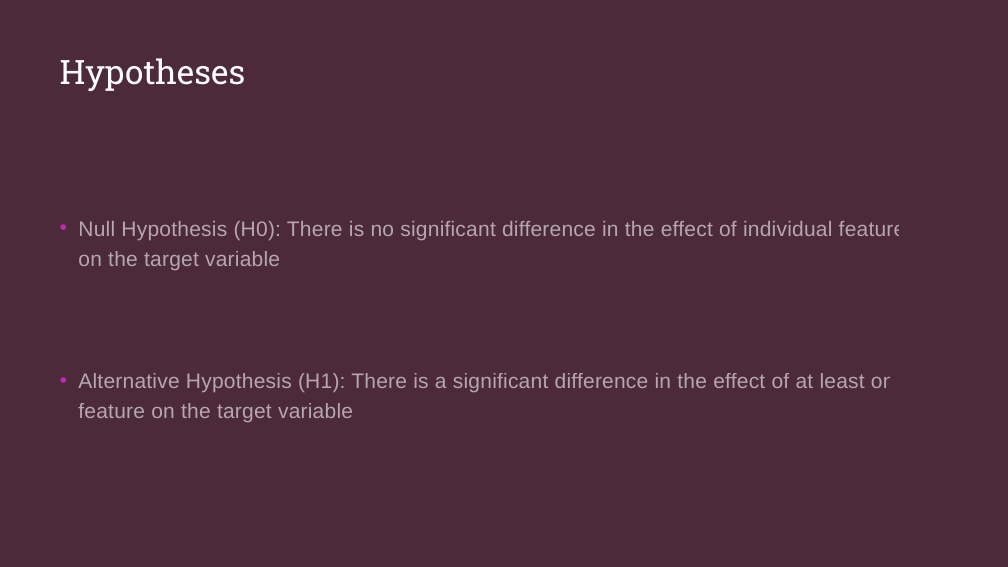
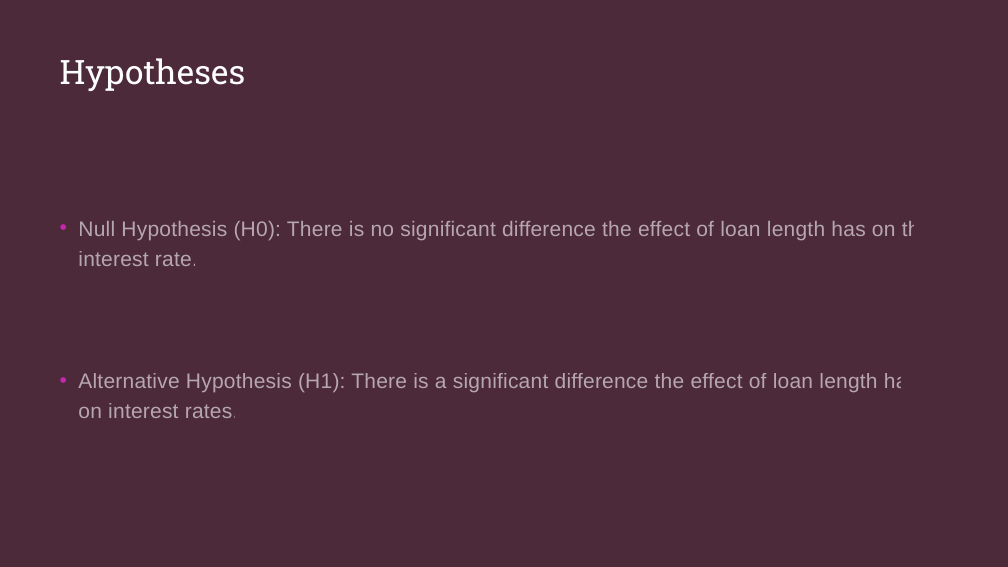
Before and after one commit to DocYoungblood/linear_regression_case_study, a slide deck: slide 2 of Banking_EDA_Skeleton.pptx. Drawn at 1008x567 pixels with LibreOffice and Linux fonts; fonts in the diff are those of the drawing. Boxes give left, top, right and bottom in pixels: in the first picture for what was removed or moved away, otherwise in the second. Text is boxed around its words. In the diff, an @@ line names an element or a change of style, - is before the commit and + after.

```diff
--- a/Banking_EDA_Skeleton.pptx
+++ b/Banking_EDA_Skeleton.pptx
@@ text at [78,221,932,418]: text changed @@
-• Null Hypothesis (H0): There is no significant difference in the effect of individual features on the target variable.
-• Alternative Hypothesis (H1): There is a significant difference in the effect of at least one feature on the target variable.
+• Null Hypothesis (H0): There is no significant difference the effect of loan length has on the interest rate.
+• Alternative Hypothesis (H1): There is a significant difference the effect of loan length has on interest rates.
```
Also in this commit, not shown: 1 other slide changed.
